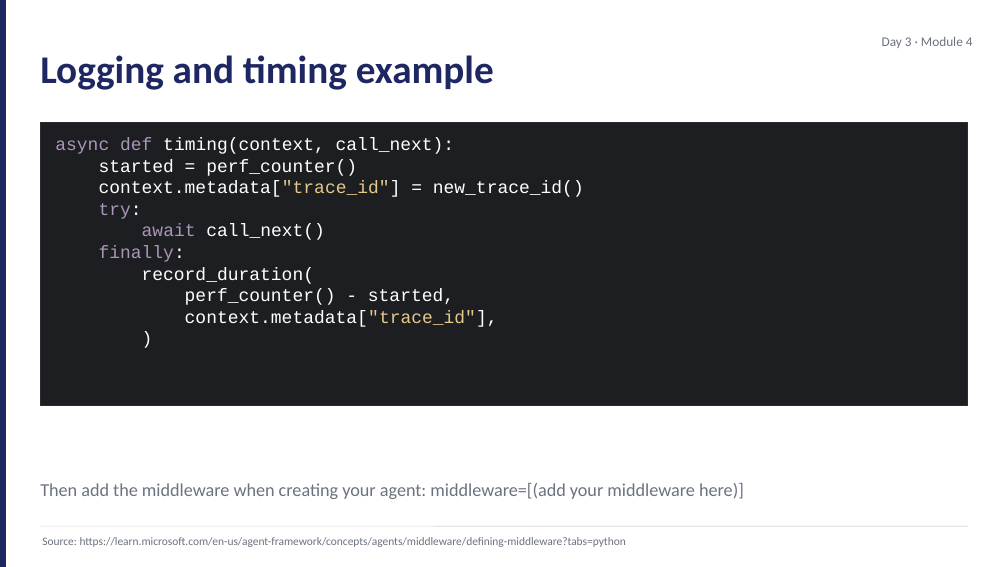
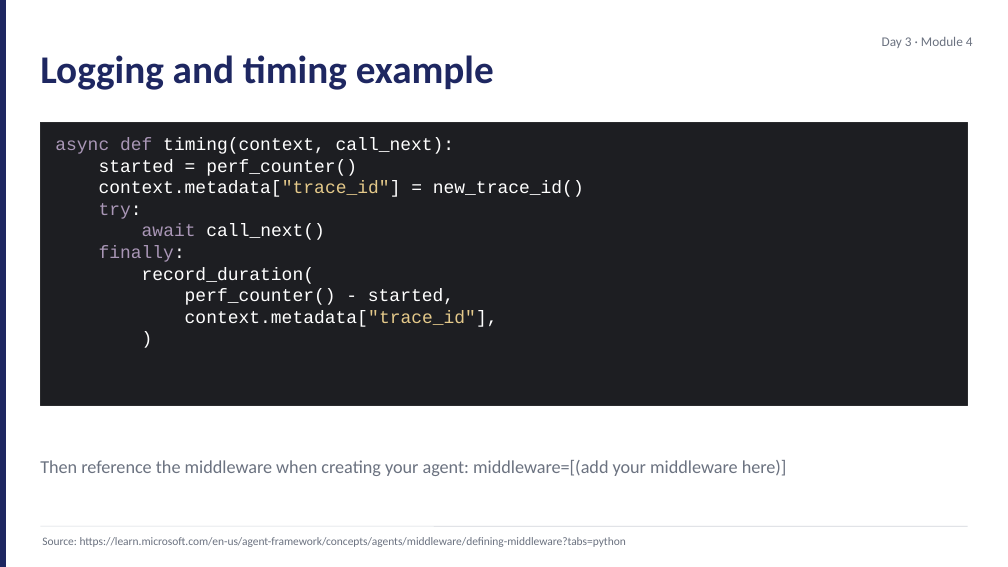
Before and after one commit to JimPiquant/Building-AI-Apps-and-Agents, a slide deck: slide 9 of decks/day3/module-4-middleware.pptx. Drawn at 1008x567 pixels with LibreOffice and Linux fonts; fonts in the diff are those of the drawing. Boxes give left, top, right and bottom in pixels: in the first picture for what was removed or moved away, otherwise in the second. Text is boxed around its words. In the diff, an @@ line names an element or a change of style, - is before the commit and + after.

```diff
--- a/decks/day3/module-4-middleware.pptx
+++ b/decks/day3/module-4-middleware.pptx
@@ text at bbox=[40, 460, 787, 476]: text changed @@
-Then add the middleware when creating your agent: middleware=[(add your middleware here)]
+Then reference the middleware when creating your agent: middleware=[(add your middleware here)]
```
Also in this commit, not shown: 2 other slides changed, 9 other files.
